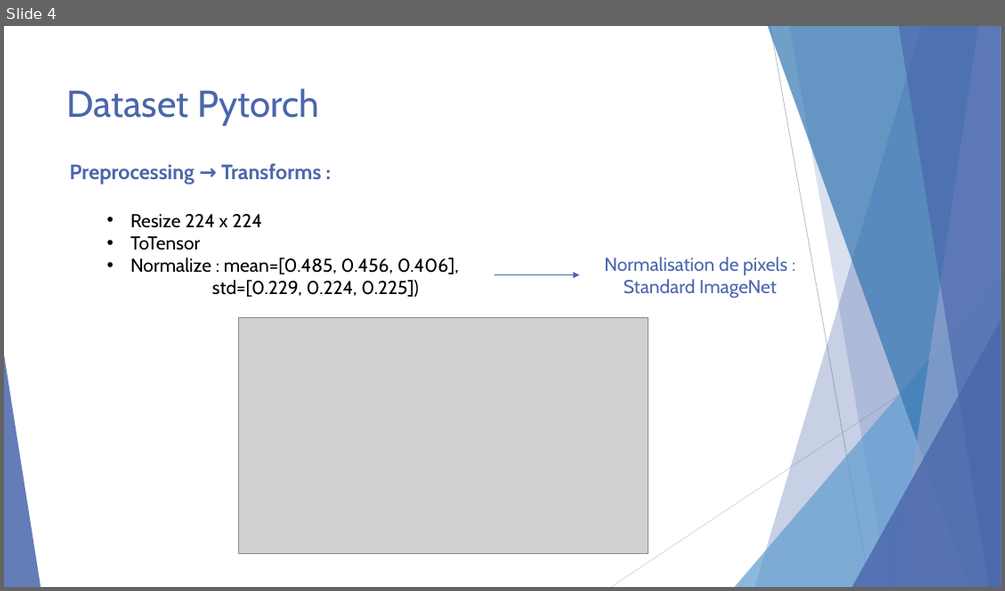
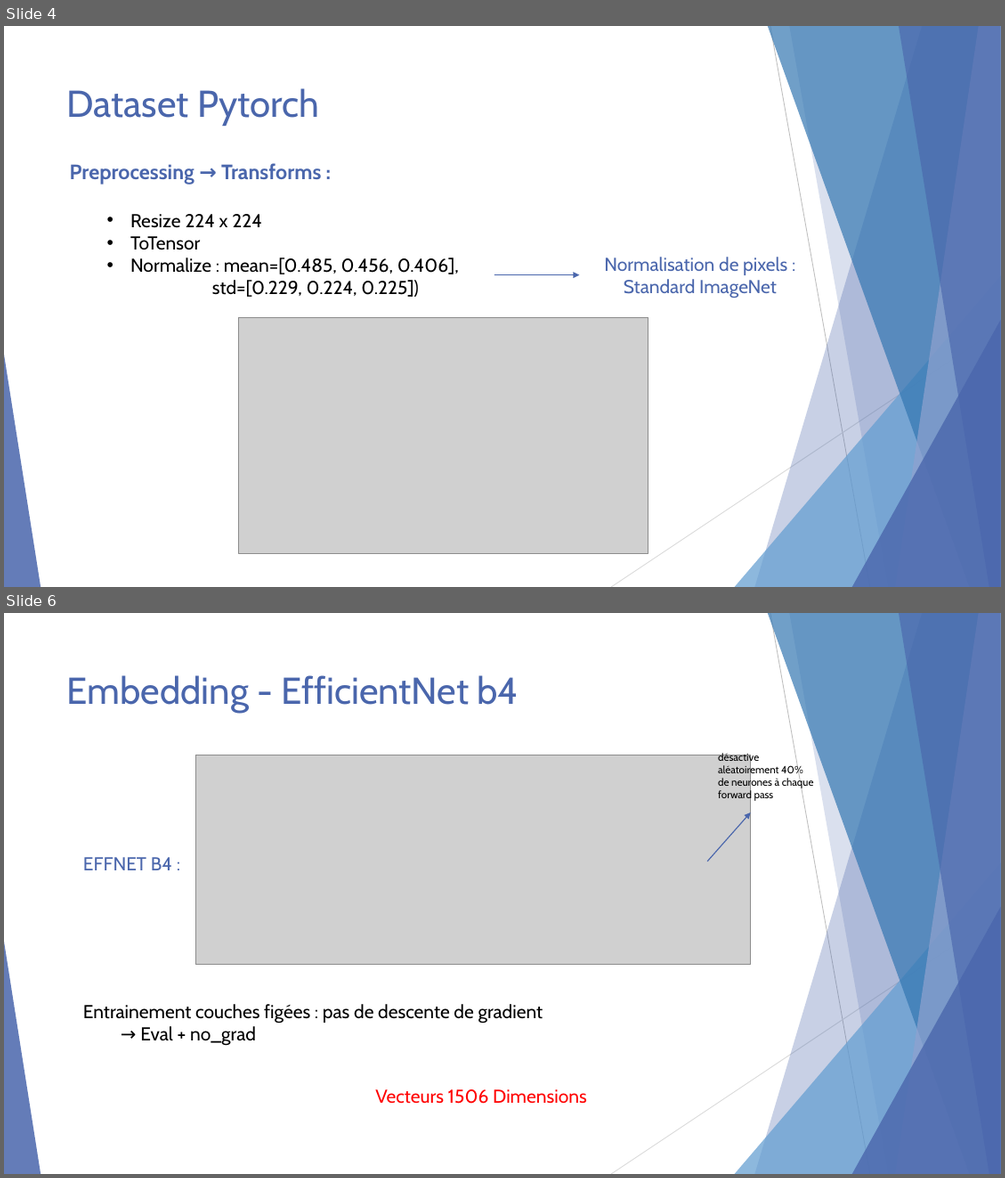
Before and after one commit to KL38/OC_P7_DL_SSL_Brain-Tumor-Detection, a slide deck: Lebayle_Kevin_7_présentation_13.04.26.pptx. Shown one above the other, each under a label of ours: slide 4 before the commit, slides 4 and 6 after it; the slides between them are not shown. The pictures are 1005x591 and 1005x1178 pixels, drawn with LibreOffice and Linux fonts; fonts in the diff are those of the drawing; grey boxes stand for pictures. Boxes give left, top, right and bottom in pixels: in the first picture for what was removed or moved away, otherwise in the second. Text is boxed around its words. In the diff, an @@ line names an element or a change of style, - is before the commit and + after.

```diff
--- a/Lebayle_Kevin_7_présentation_13.04.26.pptx
+++ b/Lebayle_Kevin_7_présentation_13.04.26.pptx
@@ slide 6 added at [4,613,1001,1174], background #FFFFFF; not listed: 10 template elements that a slide beside it also shows @@
@@ title added at [67,675,519,713], 36 pt, text #4A66AC @@
+Embedding - EfficientNet b4
@@ picture added at [195,755,751,965] @@
@@ text added at [718,752,814,801], 10 pt, text #000000 @@
+désactive aléatoirement 40% de neurones à chaque forward pass
@@ arrow added from (708, 861) to (751, 812), #4A66AC 1 pt @@
@@ text added at [83,857,172,870], 18 pt, text #4A66AC @@
+EFFNET B4 :
@@ text added at [83,1004,543,1046], 18 pt, text #000000 @@
+Entrainement couches figées : pas de descente de gradient
+→ Eval + no_grad
@@ text added at [375,1089,587,1103], 18 pt, text #FF0000 @@
+Vecteurs 1506 Dimensions
```
Also in this commit, not shown: 8 slides changed, 10 other slides added, 15 other files.
